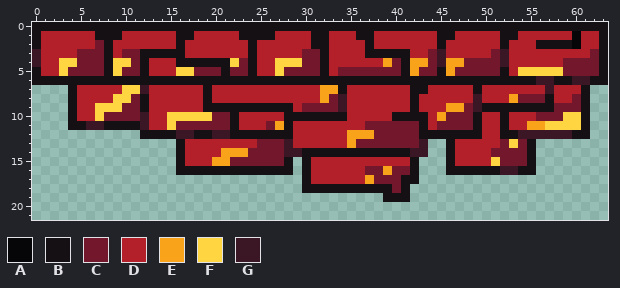
One commit to this pixel-art sprite: Duality/Assets/Sprites/Environment/World2/big.png. The picture above is the old version.
The file is 64x32 pixels. Shown: x 0..63, y 0..21.
Palette (. is transparent): A #060608  B #141013  C #73172d  D #b4202a  E #f9a31b  F #ffd541  G #3b1725
Once edited:
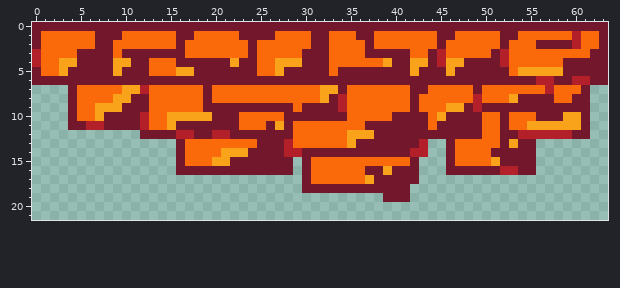
The exact change:
Colour D changes from #b4202a to #fa6a0a.
Colour G changes from #3b1725 to #b4202a.
The author changed colour B to colour C in row 0 at x 0 to 63; in row 1 at x 0, 7 to 9, 16 to 17, 23 to 26, 31 to 32, 36 to 37, 45 to 46, 52 to 53 and 63; in row 2 at x 0, 8, 16, 24, 31 to 32, 37, 45, 52, 56 to 59 and 63; in row 3 at x 8, 12 to 16, 24, 32, 37 to 41 and 63; in row 4 at x 8, 12, 16 to 21, 24, 32, 41 and 63; in row 5 at x 0, 8, 12, 21, 24, 32, 41, 45, 52 and 63.
The author changed colour B to colour C in row 6 at x 0 to 55, 58 to 59 and 62 to 63; in row 7 at x 4, 19, 34, 42 to 43, 49 and 61; in row 8 at x 4, 12, 19, 42, 57 and 61; in row 9 at x 4, 12, 19 to 28, 42, 50 to 57 and 61; in row 10 at x 4, 22, 28 to 34, 40 to 43, 49, 52 and 61; in row 11 at x 4 to 5, 8 to 11, 22, 28, 43, 49, 52 and 61.
The author changed colour B to colour C in row 12 at x 12 to 15, 18 to 19, 22 to 28, 43 to 49, 52 to 53 and 60 to 61; in row 13 at x 16, 46 and 55; in row 14 at x 16, 30 to 41, 46 and 55; in row 15 at x 16, 28, 30, 42, 46 and 55; in row 16 at x 16 to 28, 30, 42, 46 to 51 and 54 to 55; in row 17 at x 30 and 41 to 42.
The author changed colour B to colour C in row 18 at x 30 to 39 and 41; in row 19 at x 39 to 41.
The author changed colour F to colour E in row 4 at x 3 to 4, 9 to 10, 22 and 27 to 29; in row 5 at x 3, 9, 16 to 17, 27 and 54 to 58; in row 7 at x 10 to 11; in row 8 at x 9 to 10; in row 9 at x 7 to 9; in row 10 at x 7, 15 to 19 and 59 to 60.
The author changed colour F to colour E in row 11 at x 15 and 57 to 60; in row 13 at x 53; in row 15 at x 51.
The author changed colour A to colour G in rows 1 to 2 at x 60.
Boxes around the changes in both pictures, in picture pixels (x1, y1, x2, y2):
changed: (32, 22, 608, 202)
